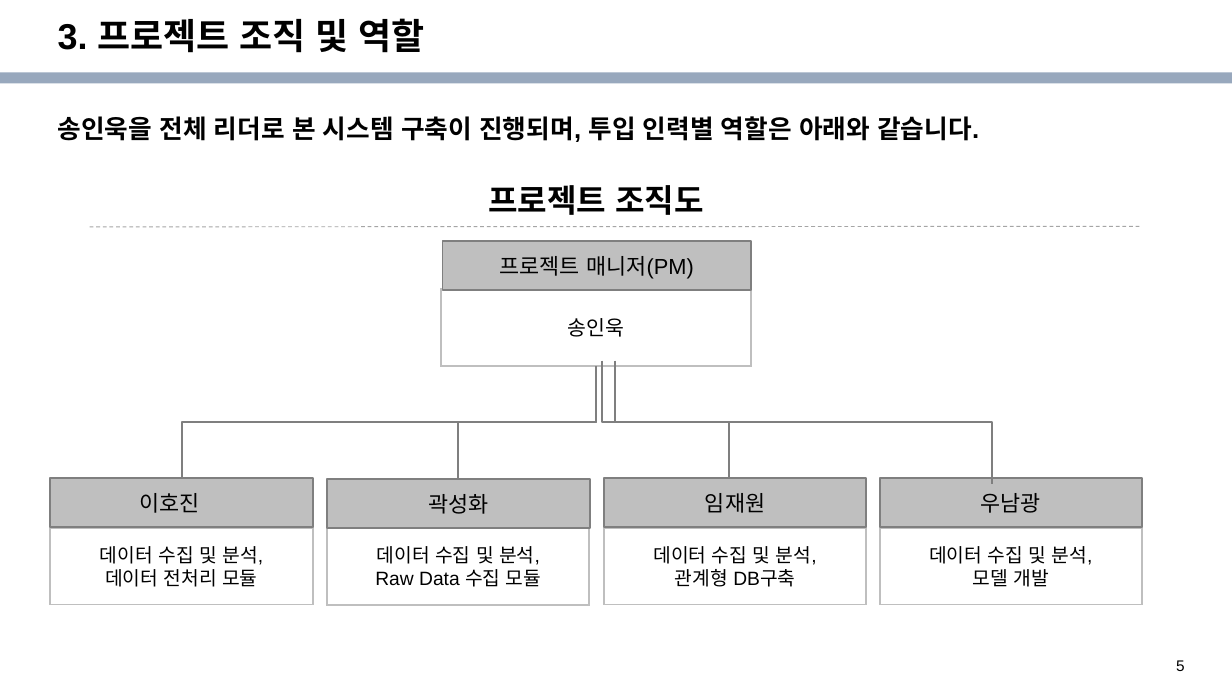
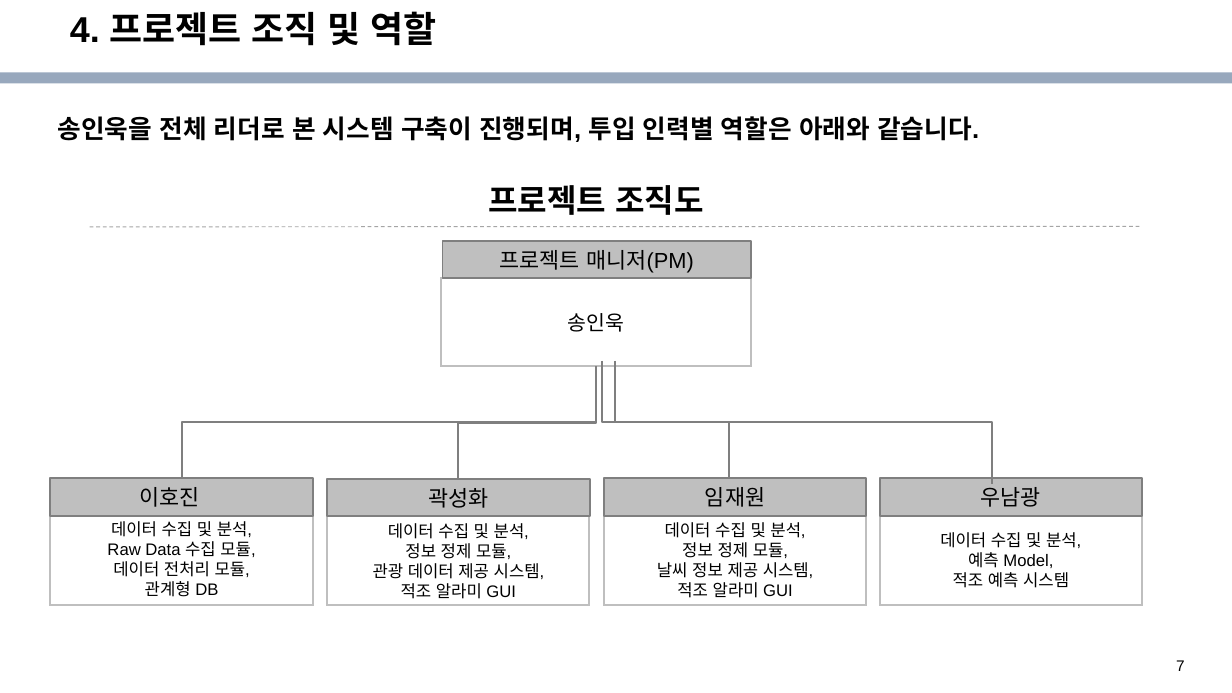
Before and after one commit to epocheing/202206_KNU_kdt2, a slide deck: slide 7 of Docs/4조 프로젝트 계획서.pptx (slide 5 before the commit). Drawn at 1232x693 pixels with LibreOffice and Linux fonts; fonts in the diff are those of the drawing; background and template pictures are left out. Boxes give left, top, right and bottom in pixels: in the first picture for what was removed or moved away, otherwise in the second. Text is boxed around its words. In the diff, an @@ line names an element or a change of style, - is before the commit and + after.

```diff
--- a/Docs/4조 프로젝트 계획서.pptx
+++ b/Docs/4조 프로젝트 계획서.pptx
@@ title at (70, 11, 437, 46): text changed @@
-3. 프로젝트 조직 및 역할
+4. 프로젝트 조직 및 역할
@@ rectangle "프로젝트 매니저(PM)": place and size @@
-rectangle "프로젝트 매니저(PM)" at (443, 241, 751, 290)
+rectangle "프로젝트 매니저(PM)" at (443, 241, 751, 278)
@@ rectangle "송인욱": place and size @@
-rectangle "송인욱" at (442, 289, 751, 366)
+rectangle "송인욱" at (442, 278, 751, 366)
@@ rectangle "이호진": place and size @@
-rectangle "이호진" at (51, 479, 313, 528)
+rectangle "이호진" at (51, 479, 313, 516)
@@ rectangle "곽성화": place and size @@
-rectangle "곽성화" at (327, 479, 590, 528)
+rectangle "곽성화" at (327, 479, 590, 516)
@@ rectangle "임재원": place and size @@
-rectangle "임재원" at (604, 479, 867, 528)
+rectangle "임재원" at (604, 479, 867, 516)
@@ rectangle "우남광": place and size @@
-rectangle "우남광" at (880, 479, 1142, 528)
+rectangle "우남광" at (880, 479, 1142, 516)
@@ rectangle "데이터 수집 및 분석,": place and size @@
-rectangle "데이터 수집 및 분석," at (51, 528, 313, 604)
+rectangle "데이터 수집 및 분석," at (51, 516, 313, 604)
@@ text in rectangle at (111, 521, 252, 537): size 15 to 13 pt in "데이터 수집 및 분석," @@
@@ rectangle "데이터 수집 및 분석,": place and size @@
-rectangle "데이터 수집 및 분석," at (327, 529, 590, 605)
+rectangle "데이터 수집 및 분석," at (327, 517, 590, 605)
@@ text in rectangle at (388, 523, 529, 539): size 15 to 13 pt in "데이터 수집 및 분석," @@
@@ rectangle "데이터 수집 및 분석,": place and size @@
-rectangle "데이터 수집 및 분석," at (604, 528, 867, 604)
+rectangle "데이터 수집 및 분석," at (604, 516, 867, 604)
@@ text in rectangle at (665, 522, 805, 538): size 15 to 13 pt in "데이터 수집 및 분석," @@
@@ rectangle "데이터 수집 및 분석,": place and size @@
-rectangle "데이터 수집 및 분석," at (880, 528, 1142, 604)
+rectangle "데이터 수집 및 분석," at (880, 516, 1142, 604)
@@ text in rectangle at (940, 532, 1081, 548): size 15 to 13 pt in "데이터 수집 및 분석," @@
@@ text in rectangle at (107, 541, 255, 597): text changed; size 15 to 13 pt @@
-데이터 전처리 모듈
+Raw Data 수집 모듈,
+데이터 전처리 모듈,
+관계형 DB
@@ text in rectangle at (373, 543, 544, 599): text changed; size 15 to 13 pt @@
-Raw Data 수집 모듈
+정보 정제 모듈,
+관광 데이터 제공 시스템,
+적조 알라미 GUI
@@ text in rectangle at (657, 542, 813, 598): text changed; size 15 to 13 pt @@
-관계형 DB구축
+정보 정제 모듈,
+날씨 정보 제공 시스템,
+적조 알라미 GUI
@@ text in rectangle at (953, 552, 1069, 588): text changed; size 15 to 13 pt @@
-모델 개발
+예측 Model,
+적조 예측 시스템
@@ page number at (1176, 660, 1185, 671): text changed @@
-5
+7
```
Also in this commit, not shown: 2 other slides changed, 2 slides added, 1 slide removed, 1 other file.
